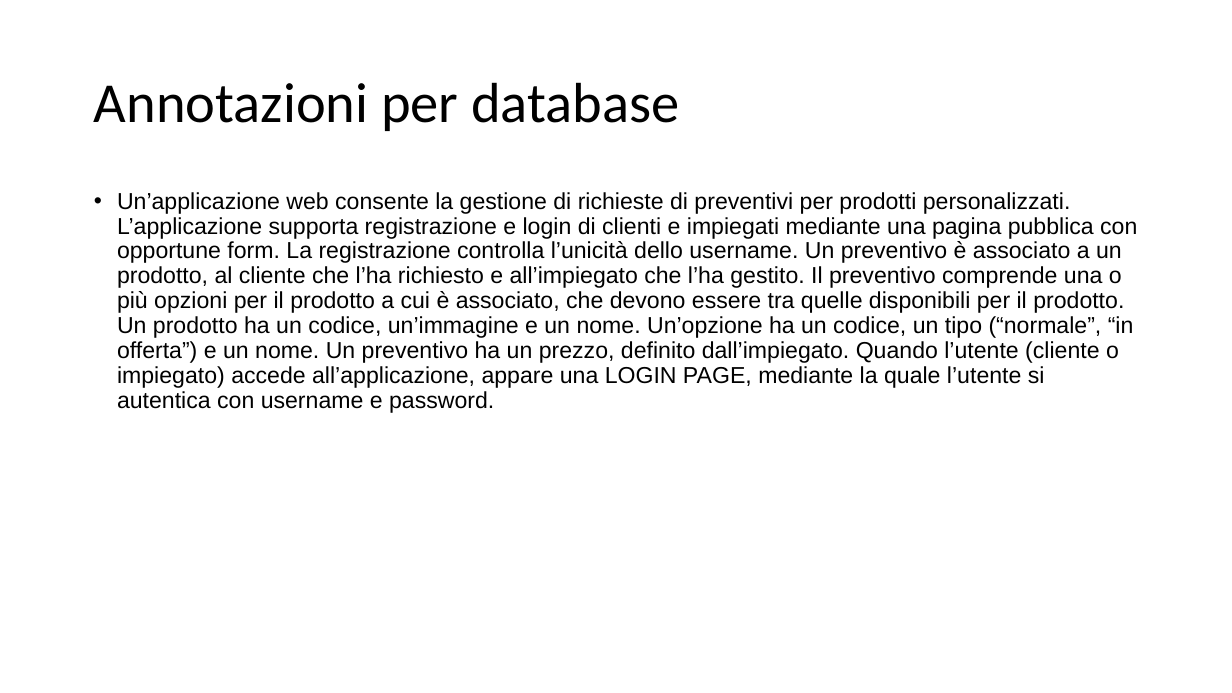
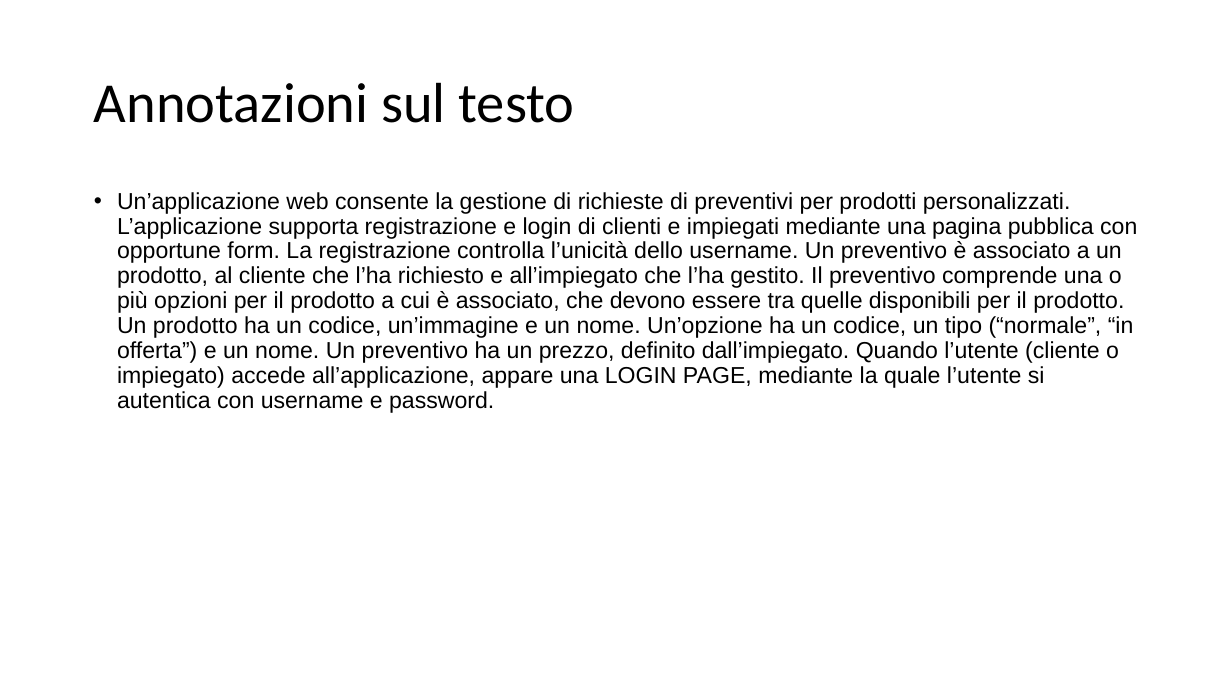
Before and after one commit to CarloChiodaroli/TIW-2022-HTML, a slide deck: slide 4 of data/Gestione Preventivi.pptx (slide 2 before the commit). Drawn at 1232x693 pixels with LibreOffice and Linux fonts; fonts in the diff are those of the drawing. Boxes give left, top, right and bottom in pixels: in the first picture for what was removed or moved away, otherwise in the second. Text is boxed around its words. In the diff, an @@ line names an element or a change of style, - is before the commit and + after.

```diff
--- a/data/Gestione Preventivi.pptx
+++ b/data/Gestione Preventivi.pptx
@@ title at (x1=94, y1=82, x2=575, y2=123): text changed @@
-Annotazioni per database
+Annotazioni sul testo
```
Also in this commit, not shown: 1 other slide changed, 20 slides added, 1 other file.
